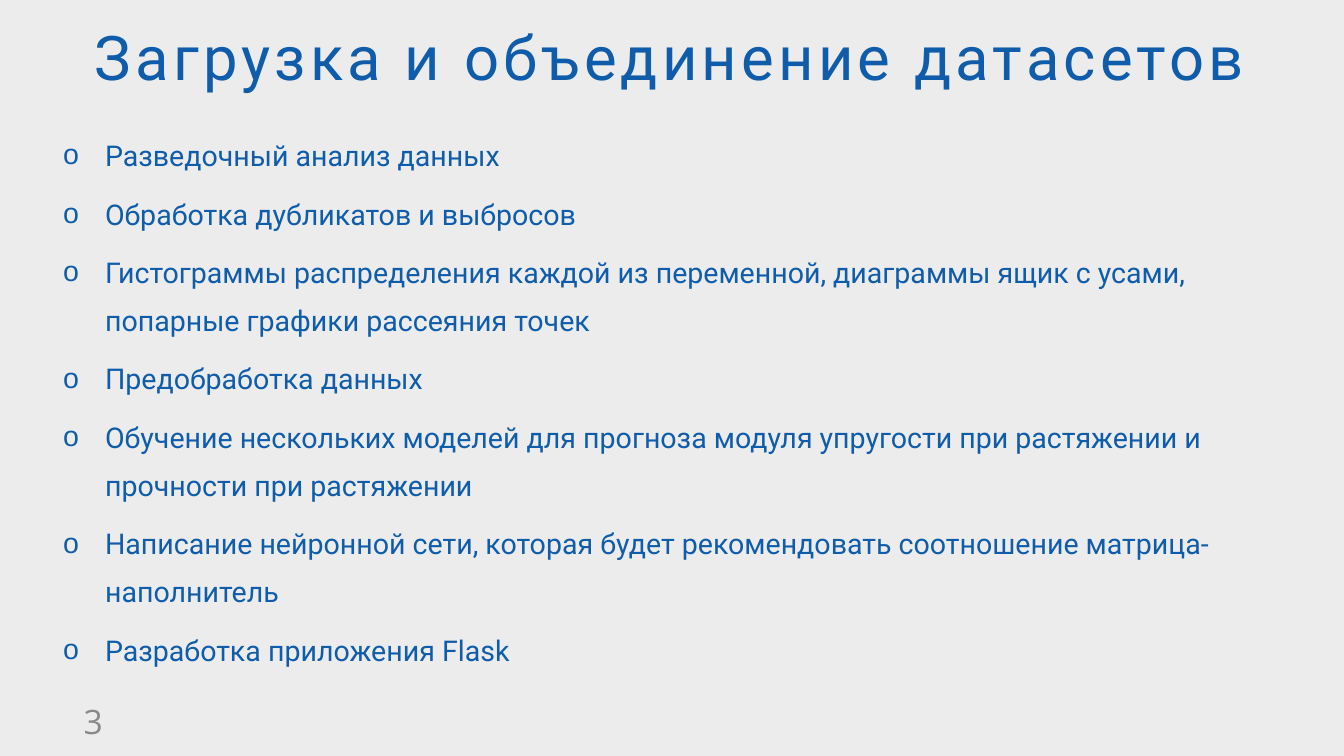
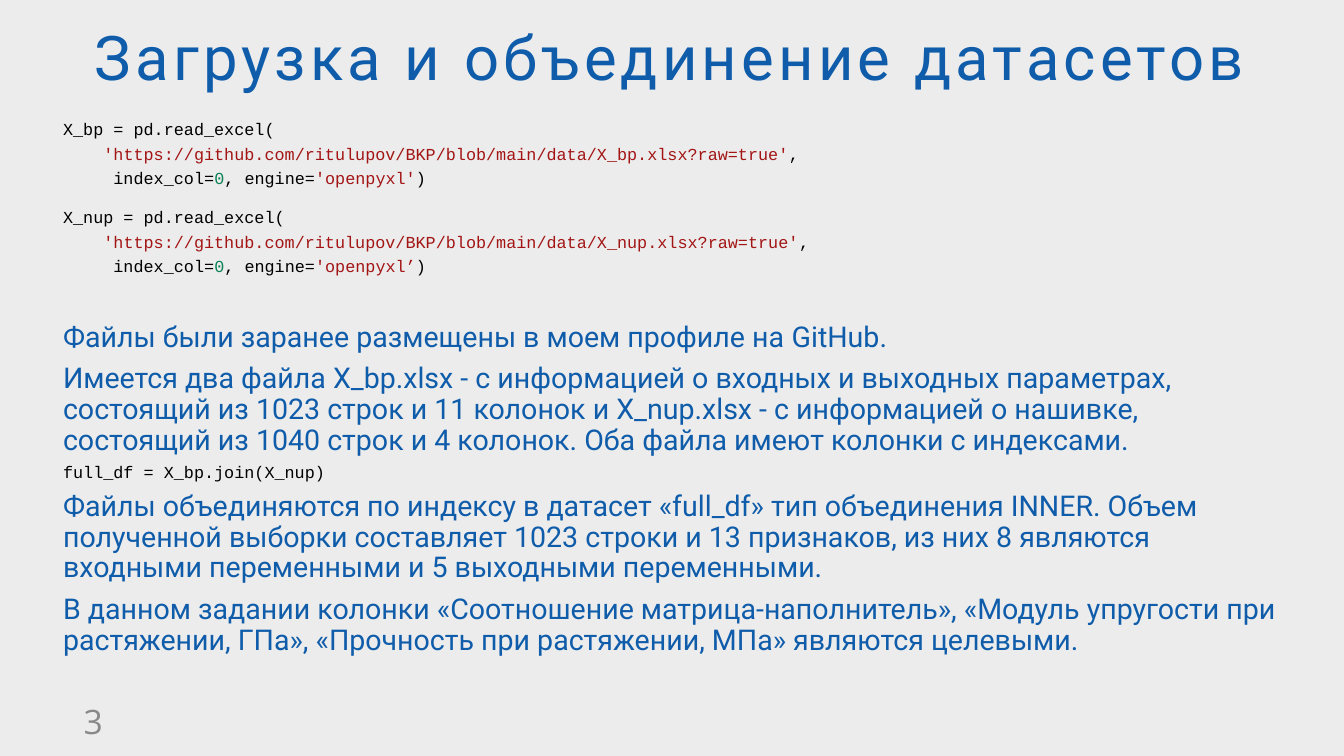
Before and after one commit to ritulupov/BKP, a slide deck: slide 3 of Презентация Тулупов Р И.pptx. Drawn at 1344x756 pixels with LibreOffice and Linux fonts; fonts in the diff are those of the drawing; background and template pictures are left out. Boxes give left, top, right and bottom in pixels: in the first picture for what was removed or moved away, otherwise in the second. Text is boxed around its words. In the diff, an @@ line names an element or a change of style, - is before the commit and + after.

```diff
--- a/Презентация Тулупов Р И.pptx
+++ b/Презентация Тулупов Р И.pptx
@@ text at (63, 123, 1275, 656): text changed @@
-o Разведочный анализ данных
-o Обработка дубликатов и выбросов
-o Гистограммы распределения каждой из переменной, диаграммы ящик с усами, попарные графики рассеяния точек
-o Предобработка данных
-o Обучение нескольких моделей для прогноза модуля упругости при растяжении и прочности при растяжении
-o Написание нейронной сети, которая будет рекомендовать соотношение матрица-наполнитель
-o Разработка приложения Flask
+X_bp = pd.read_excel(
+'https://github.com/ritulupov/BKP/blob/main/data/X_bp.xlsx?raw=true',
+index_col=0, engine='openpyxl')
+X_nup = pd.read_excel(
+'https://github.com/ritulupov/BKP/blob/main/data/X_nup.xlsx?raw=true',
+index_col=0, engine='openpyxl’)
+Файлы были заранее размещены в моем профиле на GitHub.
+Имеется два файла X_bp.xlsx - с информацией о входных и выходных параметрах, состоящий из 1023 строк и 11 колонок и X_nup.xlsx - с информацией о нашивке, состоящий из 1040 строк и 4 колонок. Оба файла имеют колонки с индексами.
+full_df = X_bp.join(X_nup)
+Файлы объединяются по индексу в датасет «full_df» тип объединения INNER. Объем полученной выборки составляет 1023 строки и 13 признаков, из них 8 являются входными переменными и 5 выходными переменными.
+В данном задании колонки «Соотношение матрица-наполнитель», «Модуль упругости при растяжении, ГПа», «Прочность при растяжении, МПа» являются целевыми.
```
Also in this commit, not shown: 6 other slides changed, 1 slide added, 1 slide removed, 4 other files.
